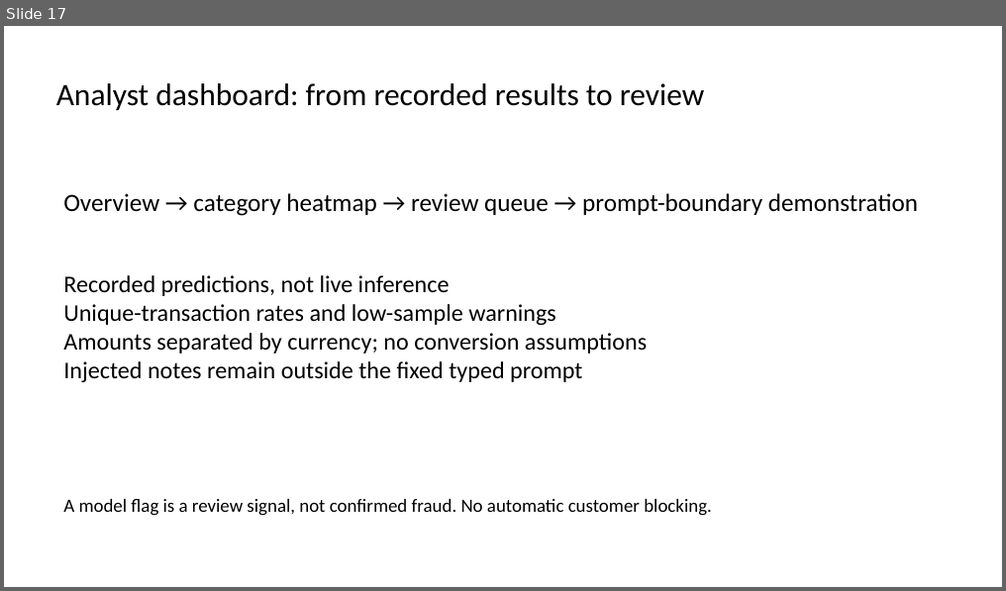
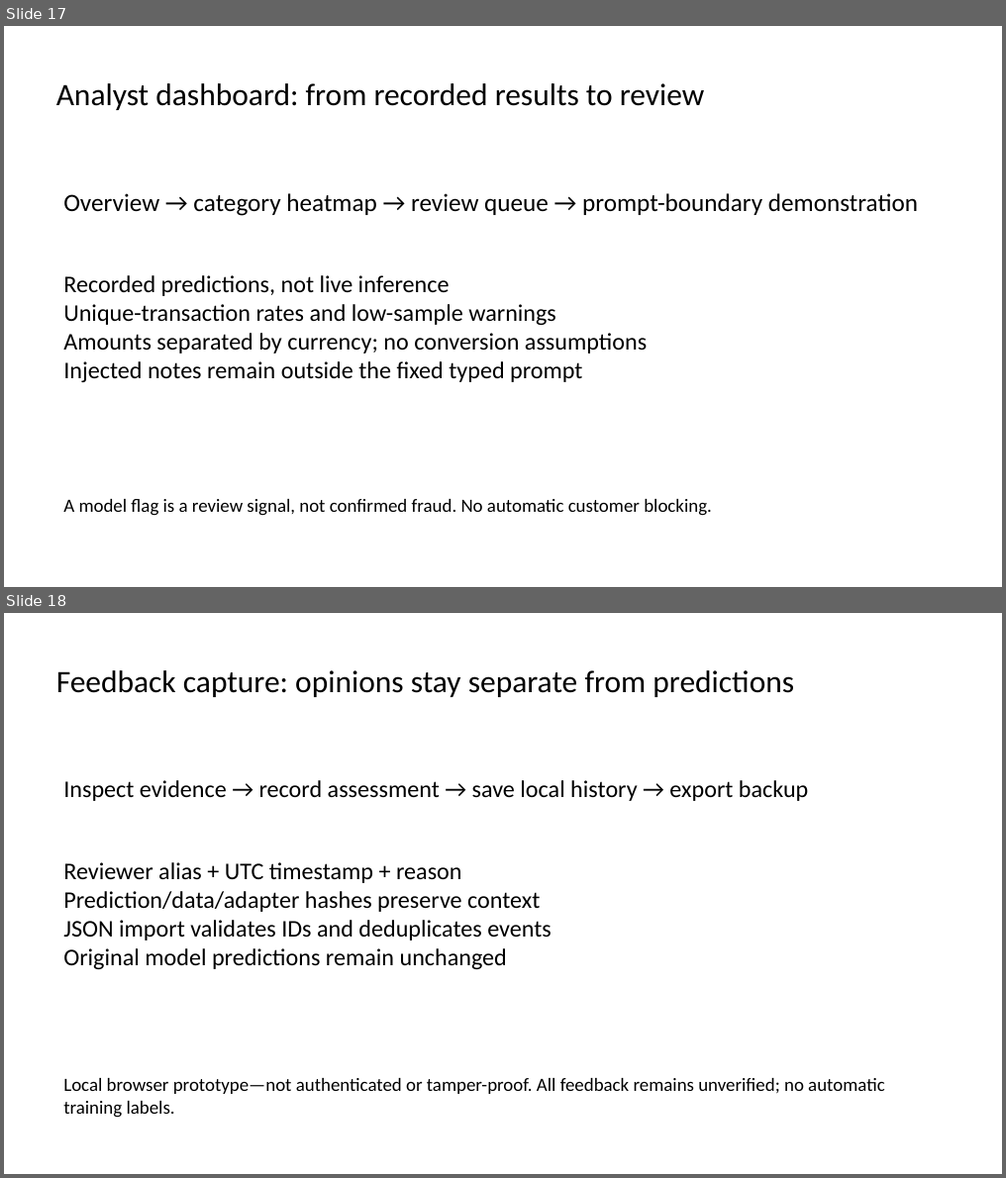
Before and after one commit to Vinay1656/fraud-sentinel, a slide deck: docs/presentation.pptx. Shown one above the other, each under a label of ours: slide 17 before the commit, slides 17 and 18 after it. The pictures are 1006x591 and 1006x1178 pixels, drawn with LibreOffice and Linux fonts; fonts in the diff are those of the drawing. Boxes give left, top, right and bottom in pixels: in the first picture for what was removed or moved away, otherwise in the second. Text is boxed around its words. In the diff, an @@ line names an element or a change of style, - is before the commit and + after.

Commit message:
Add local analyst feedback and actual-data injection demonstration

```diff
--- a/docs/presentation.pptx
+++ b/docs/presentation.pptx
@@ slide 18 added at <box>4,613,1002,1174</box>, background #FFFFFF @@
@@ text added at <box>56,670,794,697</box>, 30 pt, text #000000 @@
+Feedback capture: opinions stay separate from predictions
@@ text added at <box>63,780,808,801</box>, 23 pt, text #000000 @@
+Inspect evidence → record assessment → save local history → export backup
@@ text added at <box>63,862,551,969</box>, 23 pt, text #000000 @@
+Reviewer alias + UTC timestamp + reason
+Prediction/data/adapter hashes preserve context
+JSON import validates IDs and deduplicates events
+Original model predictions remain unchanged
@@ text added at <box>63,1078,885,1118</box>, 18 pt, text #000000 @@
+Local browser prototype—not authenticated or tamper-proof. All feedback remains unverified; no automatic training labels.
```
Also in this commit, not shown: 1 other slide added, 14 other files.
